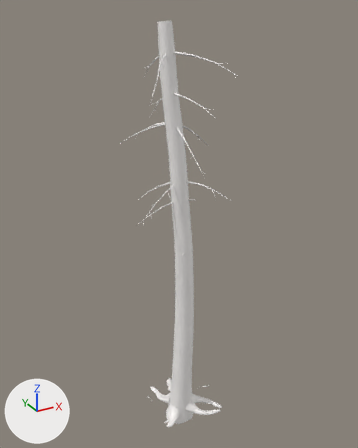
Before and after pictures for a commit that changed the glTF model nuri/public/models/trees/snag_10_lod1.glb.
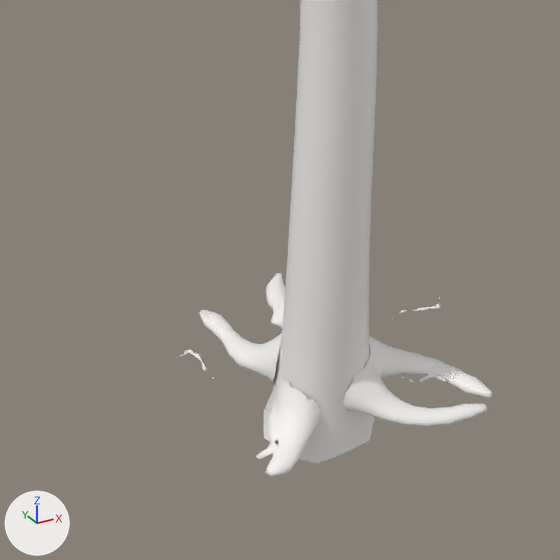
Old and new are each drawn whole from a 50 mm camera at (-5.11, -9.24, 10.03) aimed at (0.16, 0.33, 5.25) and again close up on the part from 28% to 67% of the width and 69% to 100% of the height. Arrows for +X, +Y and +Z are at lower left; the lights stay in place. The older version's two pictures come first. Vertices at exactly the same position are counted once.

The first close-up shows 'snag10_bark'.
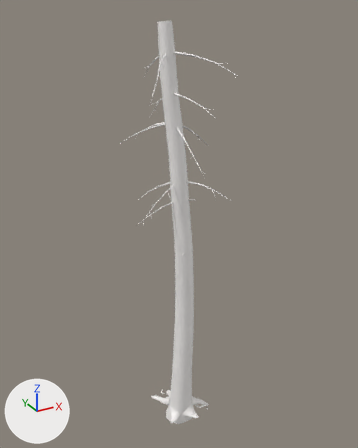
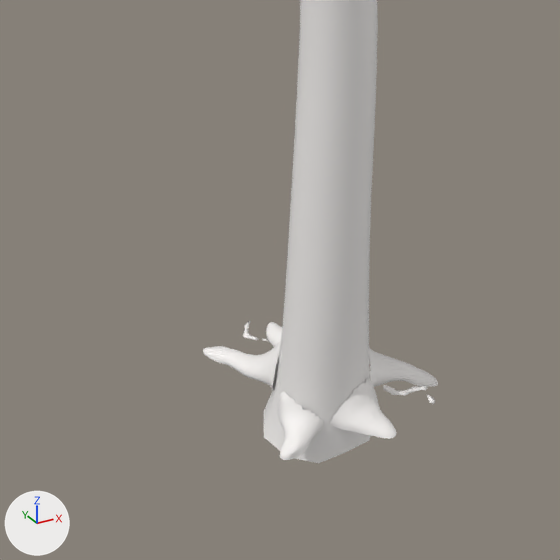
Patch to the scene script:
```diff
--- a/nuri/public/models/trees/snag_10_lod1.glb.py
+++ b/nuri/public/models/trees/snag_10_lod1.glb.py
@@ me_snag10_bark @@
 # used by ob_snag10_bark; location = (0.0, 0.0, 0.0)
-me_snag10_bark.from_pydata(...)  # 1859 vertices, 3077 faces; spans x -1.18..1.15, y -1.31..1.64, z -0.33..9.77
+me_snag10_bark.from_pydata(...)  # 1870 vertices, 3079 faces; spans x -1.18..1.15, y -1.31..1.64, z -0.33..9.77
+# me_snag10_bark part 1: a new loose piece of 49 vertices spanning x 0.33..0.6, y -0.41..-0.25, z -0.03..0.02, in mat_defaultmaterial
+# me_snag10_bark part 2: a new loose piece of 31 vertices spanning x -0.26..-0.15, y 0.55..0.74, z -0.02..0.0, in mat_defaultmaterial
+# me_snag10_bark part 3: the loose piece of 17 vertices spanning x 0.89..1.11, y 0.21..0.28, z -0.02..0.0 is deleted
+# me_snag10_bark part 4: 13 vertices moved from x -0.72..0.52, y -0.3..0.69, z -0.05..0.04 to x -0.54..0.41, y -0.18..0.67, z -0.08..0.2; 1046 vertices removed from x -0.76..0.99, y -0.73..1.11, z -0.08..0.4; 978 vertices added at x -0.55..0.73, y -0.61..0.7, z -0.08..0.29
+# other edits to the shape of me_snag10_bark do not show in these pictures
 me_snag10_bark.materials.append(mat_defaultmaterial)
```

Location of each change, [x1, y1, x2, y2] in pixels of the close-ups (560 x 560 px; the box of a moved part takes in the faces that stretch with it):
'snag10_bark', reshaped
    before: [176, 0, 492, 476]
    after: [203, 0, 438, 463]
part 1 of me_snag10_bark, added
    after: [383, 385, 428, 396]
part 2 of me_snag10_bark, added
    after: [243, 321, 259, 340]
part 3 of me_snag10_bark, deleted
    before: [413, 301, 441, 311]
part 4 of me_snag10_bark, moved or reshaped
    before: [176, 273, 492, 476]
    after: [203, 322, 438, 460]
